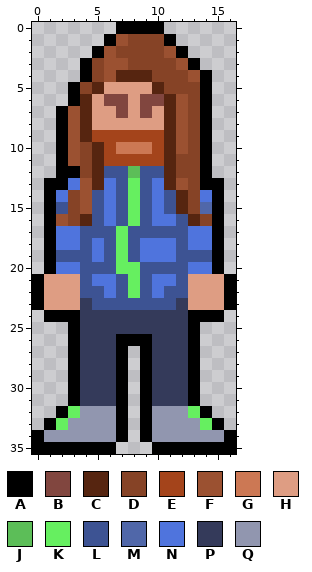
Pixel-art sprite, stored at assets/images/evan.png. The picture above was drawn from the file before the commit.
The file is 17x36 pixels.
Palette (. is transparent): A #000000  B #81463f  C #562510  D #864326  E #a4441b  F #9b5131  G #cc7854  H #de9d83  J #5cbe58  K #66ef60  L #3d5393  M #5067a9  N #4f74dd  P #343a5a  Q #9196af
After the commit:
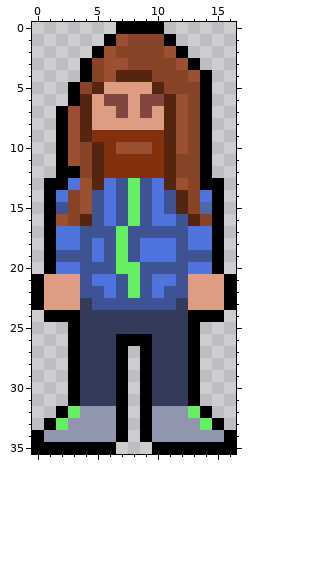
Changes in this commit:
@@ palette @@
-E #a4441b
+E #83310d
@@ x 4..12 @@
  9 CEEEEEECF
-10 DCEGGGECF
+10 DCEFFFECF
 11 DCEEEEECD
-12 DCLLJLLCD
+12 DCEEEEECD
 13 FCNLKLNCF
Where, in picture pixels (left, top, right, bottom), the same in both pictures:
changed: (92, 130, 164, 178)
